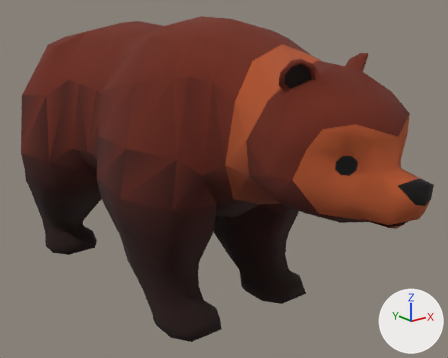
Before and after pictures for a commit that changed the glTF model nextjs/public/wildpoly/bear_sit_back_right_log.glb.
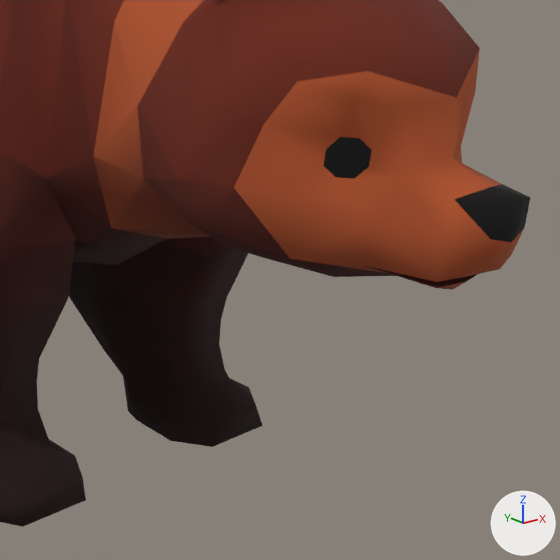
There are two pictures of each version: one whole from a 50 mm camera at (-1.489, -2.32, 1.28) aimed at (0.081, -0.358, 0.495), one close up on the part from 40% to 100% of the width and 25% to 100% of the height. Lighting does not change. The marker at lower right points along +X, +Y and +Z. The older version's two pictures come first. Vertices at exactly the same position are counted once.

Before the edit, the objects in view are built like this:
```python
me_bear_grizzly_b_001 = bpy.data.meshes.new('Bear_Grizzly_B.001')
me_bear_grizzly_b_001.from_pydata(...)  # 582 vertices, 1060 faces; spans x -0.49..0.49, y 0.0..1.16, z -0.86..1.38
me_bear_grizzly_b_001.materials.append(mat_animal_2004_textured_001)
ob_animal_2004 = bpy.data.objects.new('Animal_2004', me_bear_grizzly_b_001)
ob_animal_2004.location = (0.0, 0.0, 0.0)
ob_animal_2004.rotation_euler = (1.571, 0.0, 0.0)  # degrees (90, 0, 0)
```
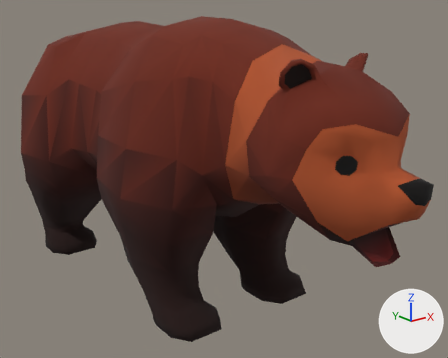
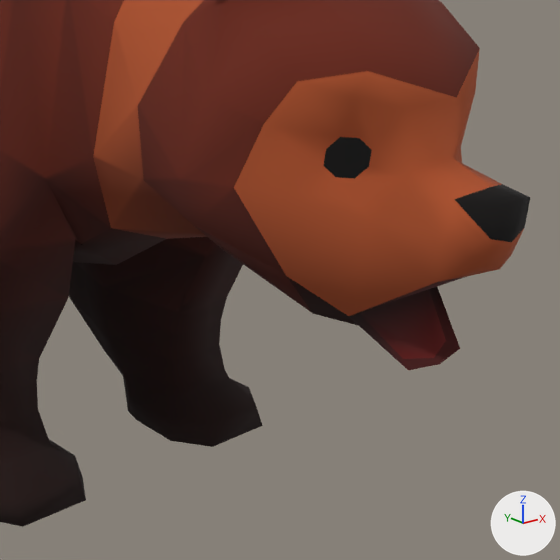
The newer file adds a shape key; the second version is drawn at full value of the shape key 'jawOpen' of 'Animal_2004', and the change is written as the vertex moves it makes.

Pixel boxes [x1, y1, x2, y2] of what changed, in the close-ups (560 x 560 px; the box of a moved part takes in the faces that stretch with it):
part 1 of me_bear_grizzly_b_001, moved or reshaped
    before: [193, 188, 477, 290]
    after: [193, 188, 467, 370]
part 2 of me_bear_grizzly_b_001, recoloured
    before: [292, 259, 435, 288]
    after: [287, 276, 467, 370]
part 3 of me_bear_grizzly_b_001, recoloured
    before: [240, 250, 477, 288]
    after: [403, 341, 460, 370]

The change in detail:
me_bear_grizzly_b_001 has 582 vertices, 1060 faces and spans x -0.49..0.49, y 0.0..1.16, z -0.86..1.38.
me_bear_grizzly_b_001 is used by ob_animal_2004; location (0.0, 0.0, 0.0); rotation (1.571, 0.0, 0.0), in degrees (90, 0, 0).
me_bear_grizzly_b_001 part 1: 23 of 582 vertices moved; they spanned x -0.18..0.18, y 0.56..0.63, z 1.0..1.31 and now span x -0.18..0.18, y 0.45..0.6, z 1.0..1.28; mean shift (0.0, -0.08, -0.02); largest move (0.0, 0.6, 1.31) -> (0.0, 0.46, 1.28).
me_bear_grizzly_b_001 part 2: 21 faces centred in x -0.09..0.17, y 0.57..0.62, z 1.09..1.27 are repainted in the vertex colours; the middle colour goes from white #ffffff to grey #b3b3b3.
me_bear_grizzly_b_001 part 3: 11 faces centred in x -0.12..0.23, y 0.57..0.69, z 1.05..1.3 are repainted in the vertex colours; the middle colour goes from white #ffffff to white #e7e7e7.
